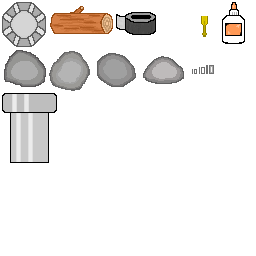
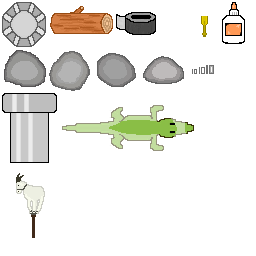
Layered file, before and after one edit (256 × 256). Changes by layer:
added layer "Layer 3 copy" above "Layer 7" over (x1=109, y1=118, x2=194, y2=138)
painted on "Layer 7" over (x1=16, y1=105, x2=184, y2=238)
moved "Layer 6" above "Layer 5", painted on it over (x1=16, y1=105, x2=194, y2=238)
"Layer 5": opacity 34% → 100%, moved it above "Annotation 2020-05-09 144451", painted on it over (x1=16, y1=173, x2=44, y2=208)
"Layer 3": opacity 100% → 52%, painted on it over (x1=62, y1=105, x2=194, y2=151)
painted on "Layer 1" over (x1=62, y1=105, x2=194, y2=151)
